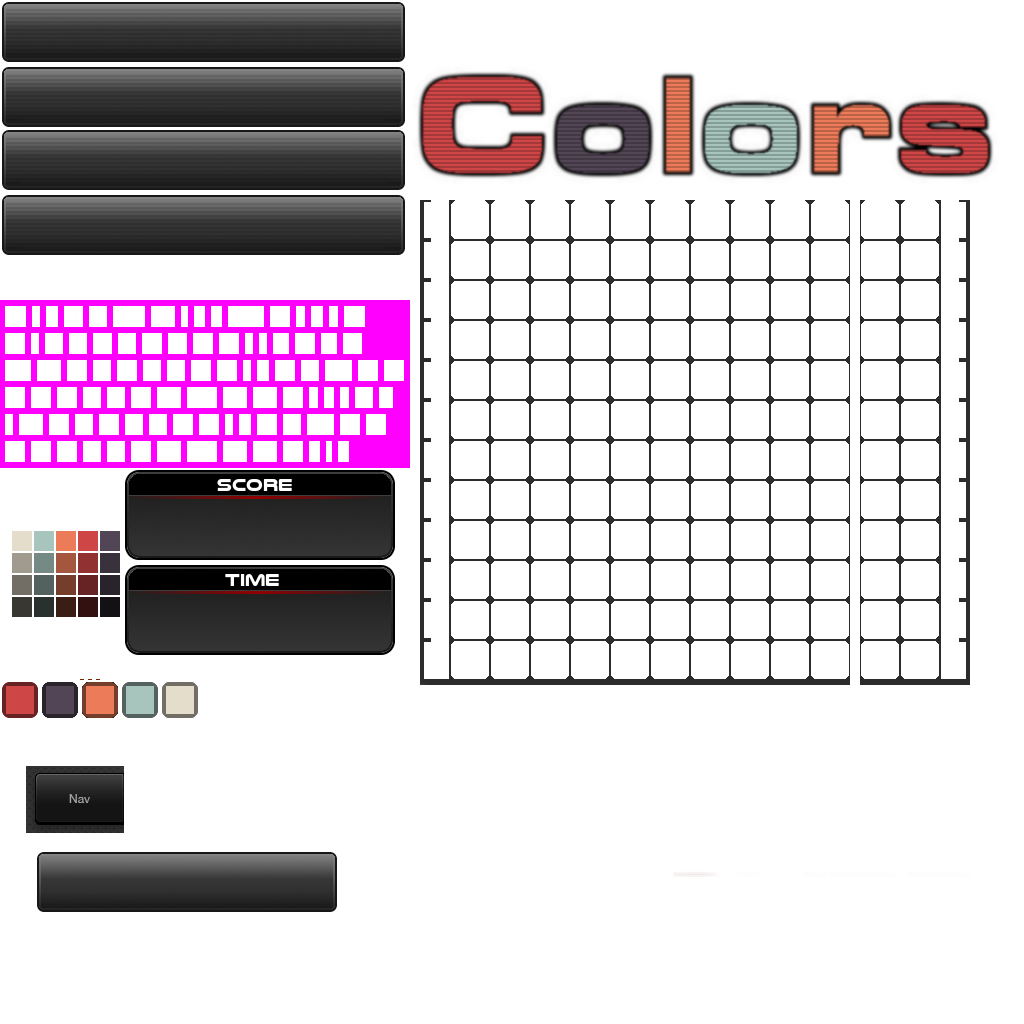
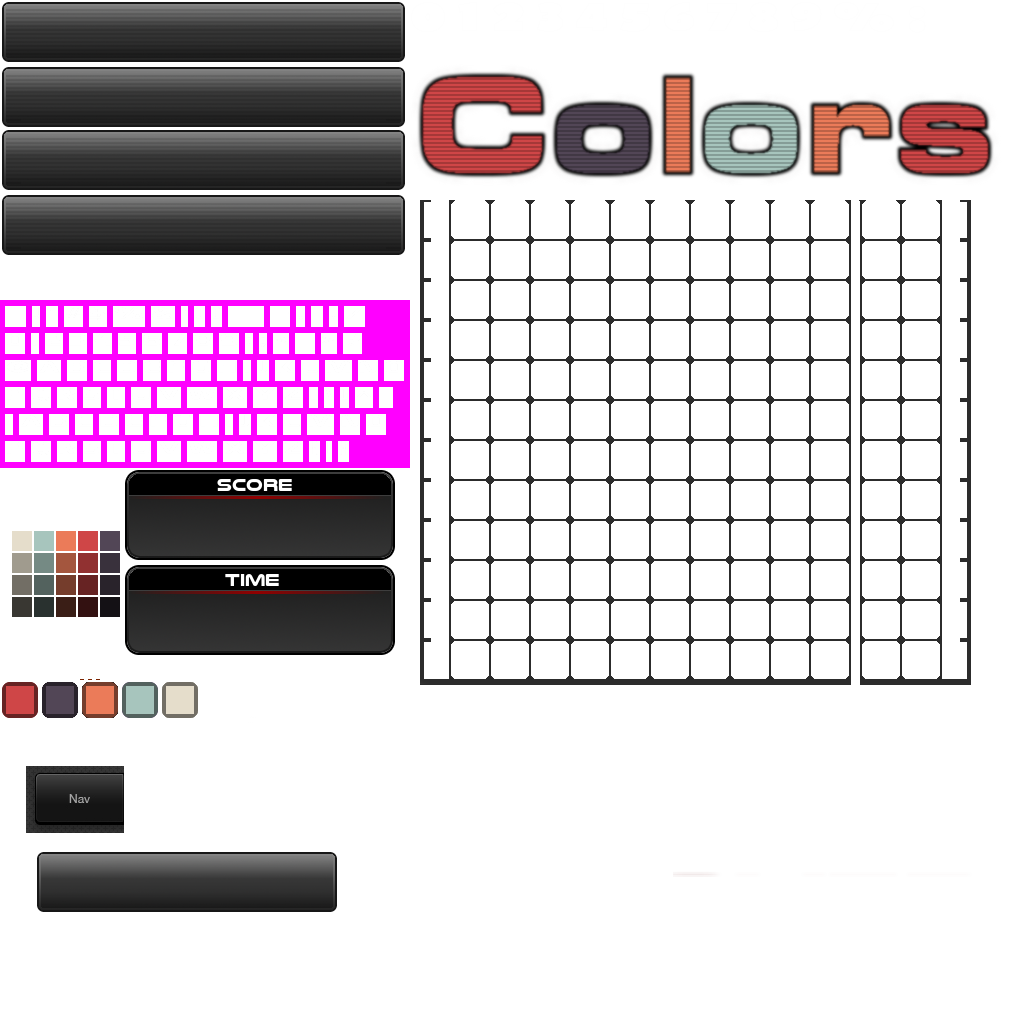
Layered file, before and after one edit (w=1024, h=1024). Changes by layer:
painted on "Grid" over [left=850, top=200, right=971, bottom=685]
